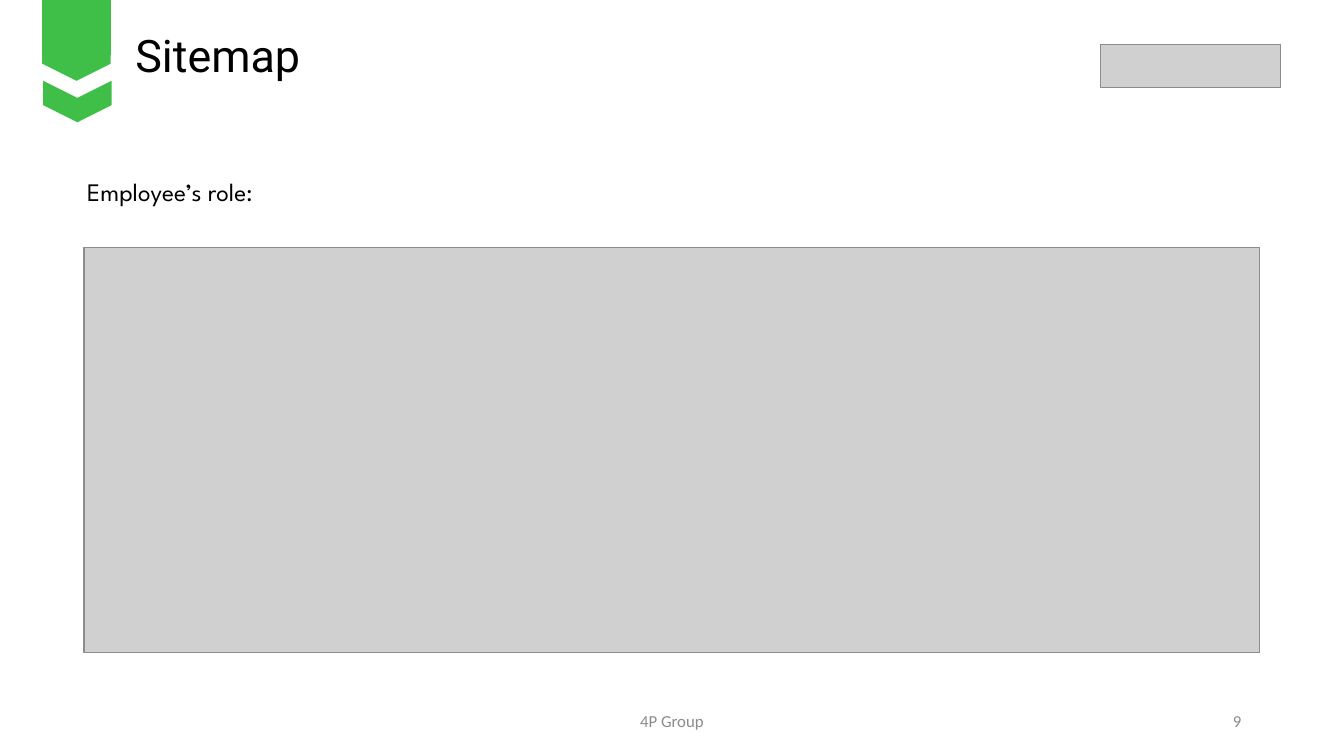
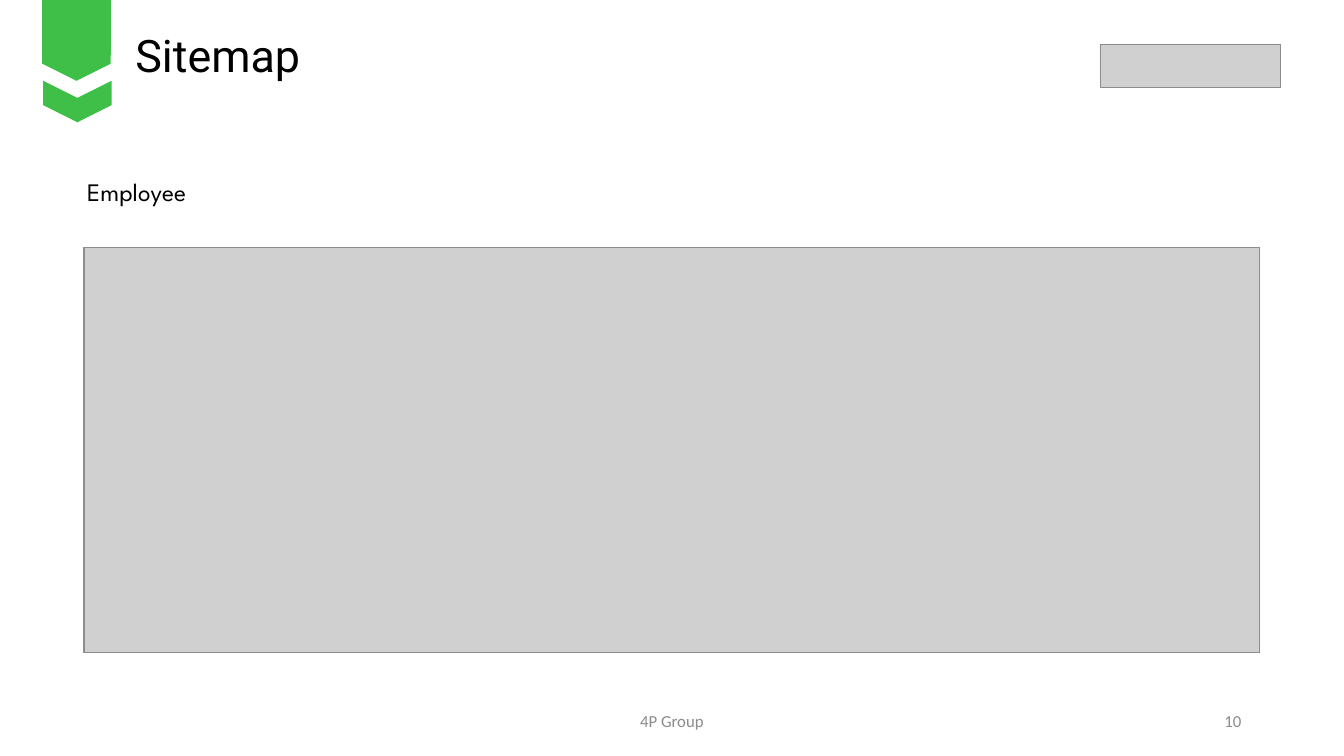
Before and after one commit to nhanntce/Fall_Group01, a slide deck: slide 10 of 4P Food.pptx (slide 9 before the commit). Drawn at 1344x756 pixels with LibreOffice and Linux fonts; fonts in the diff are those of the drawing; grey boxes stand for pictures. Boxes give left, top, right and bottom in pixels: in the first picture for what was removed or moved away, otherwise in the second. Text is boxed around its words. In the diff, an @@ line names an element or a change of style, - is before the commit and + after.

```diff
--- a/4P Food.pptx
+++ b/4P Food.pptx
@@ text at box(87, 183, 186, 207): text changed @@
-Employee’s role:
+Employee
@@ page number at box(1224, 716, 1241, 727): text changed @@
-9
+10
```
Also in this commit, not shown: 9 other slides changed, 1 slide added, 2 slides removed.
